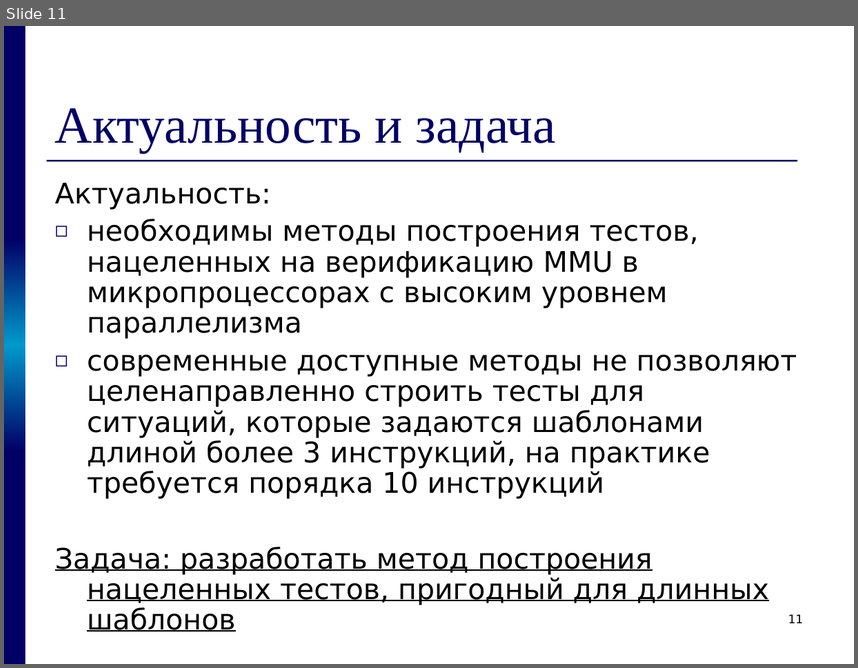
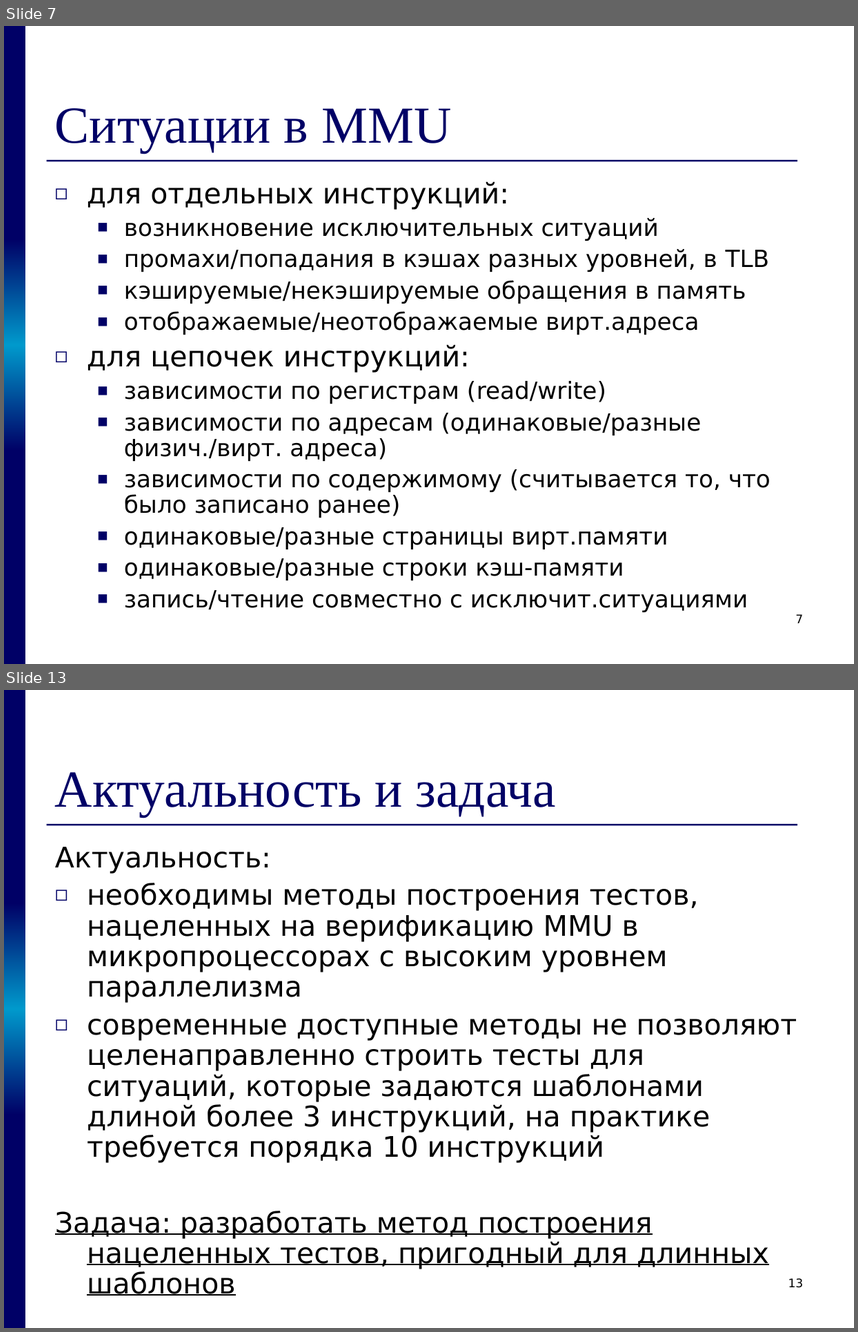
Before and after one commit to kornevgen/tesla-project, a slide deck: papers/THESIS/talks/pred/prethesis8.ppt. Shown one above the other, each under a label of ours: slide 11 before the commit, slides 7 and 13 after it; the slides between them are not shown. The pictures are 858x668 and 858x1332 pixels, drawn with LibreOffice and Linux fonts; fonts in the diff are those of the drawing. Boxes give left, top, right and bottom in pixels: in the first picture for what was removed or moved away, otherwise in the second. Text is boxed around its words. In the diff, an @@ line names an element or a change of style, - is before the commit and + after.

```diff
--- a/papers/THESIS/talks/pred/prethesis8.ppt
+++ b/papers/THESIS/talks/pred/prethesis8.ppt
@@ slide 7 added at <box>4,26,854,664</box>, background #FFFFFF; not listed: 4 template elements that a slide beside it also shows @@
@@ title added at <box>55,108,452,153</box>, 44 pt, text #000066 @@
+Ситуации в MMU
@@ text added at <box>87,181,771,612</box>, 20 pt, text #000000 @@
+◻ для отдельных инструкций:
+  ■ возникновение исключительных ситуаций
+  ■ промахи/попадания в кэшах разных уровней, в TLB
+  ■ кэшируемые/некэшируемые обращения в память
+  ■ отображаемые/неотображаемые вирт.адреса
+◻ для цепочек инструкций:
+  ■ зависимости по регистрам (read/write)
+  ■ зависимости по адресам (одинаковые/разные физич./вирт. адреса)
+  ■ зависимости по содержимому (считывается то, что было записано ранее)
+  ■ одинаковые/разные страницы вирт.памяти
+  ■ одинаковые/разные строки кэш-памяти
+  ■ запись/чтение совместно с исключит.ситуациями
@@ page number added at <box>795,614,803,623</box>, 10 pt, text #000000 @@
+7
@@ what was slide 11 is now slide 13 @@
@@ page number at <box>789,1278,804,1288</box>: text changed @@
-11
+13
```
Also in this commit, not shown: 8 slides changed, 5 other slides added, 1 other file.
